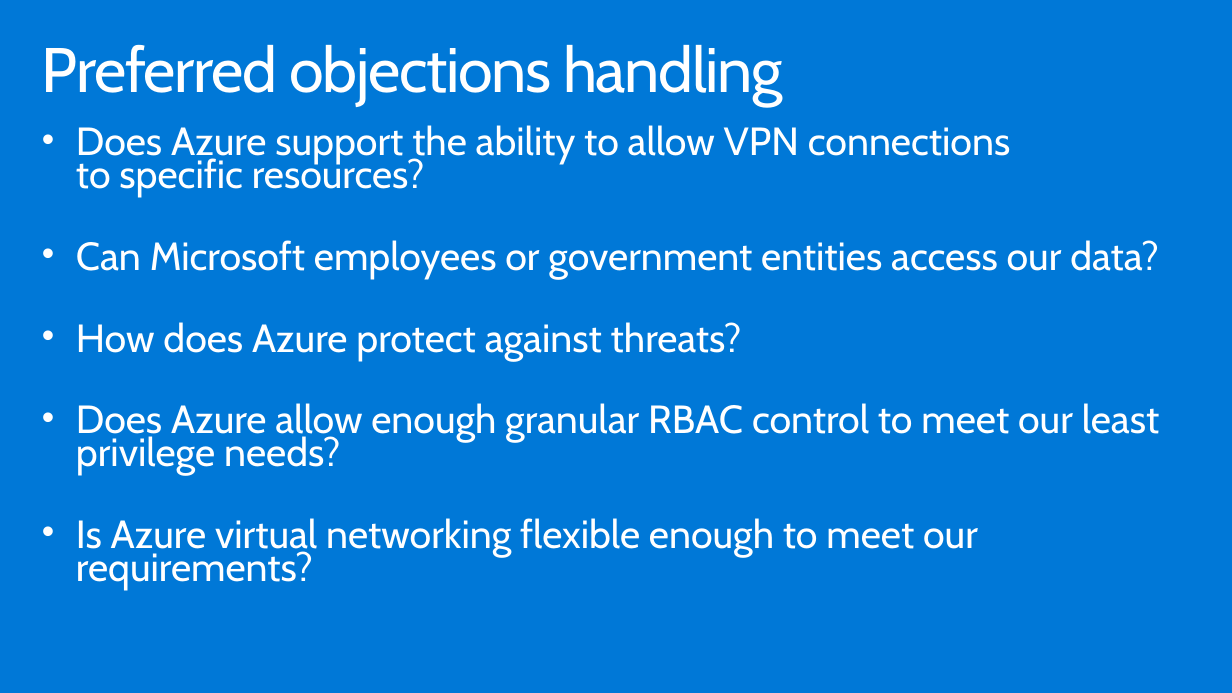
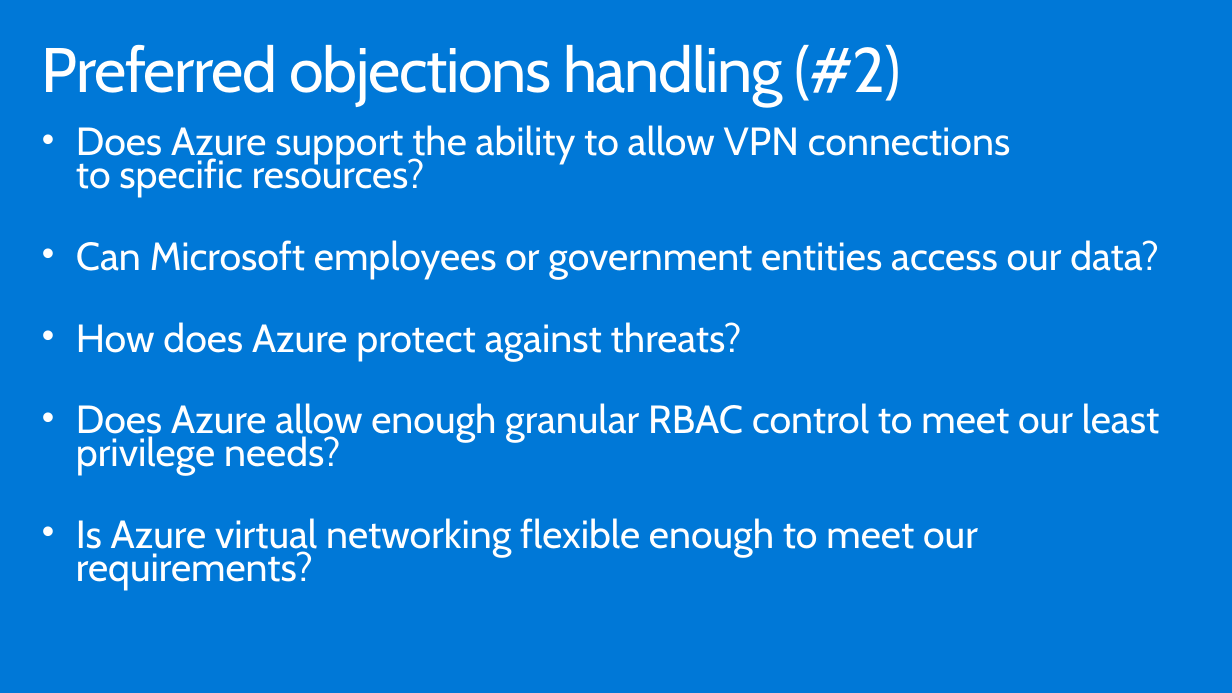
Before and after one commit to tejaswini972/MCW-Security-baseline-on-Azure, a slide deck: slide 30 of Whiteboard design session/WDS trainer presentation - Security baseline on Azure.pptx. Drawn at 1232x693 pixels with LibreOffice and Linux fonts; fonts in the diff are those of the drawing. Boxes give left, top, right and bottom in pixels: in the first picture for what was removed or moved away, otherwise in the second. Text is boxed around its words. In the diff, an @@ line names an element or a change of style, - is before the commit and + after.

```diff
--- a/Whiteboard design session/WDS trainer presentation - Security baseline on Azure.pptx
+++ b/Whiteboard design session/WDS trainer presentation - Security baseline on Azure.pptx
@@ title at (42,44,901,106): text changed @@
-Preferred objections handling
+Preferred objections handling (#2)
```
Also in this commit, not shown: 8 other slides changed, 4 other files.
